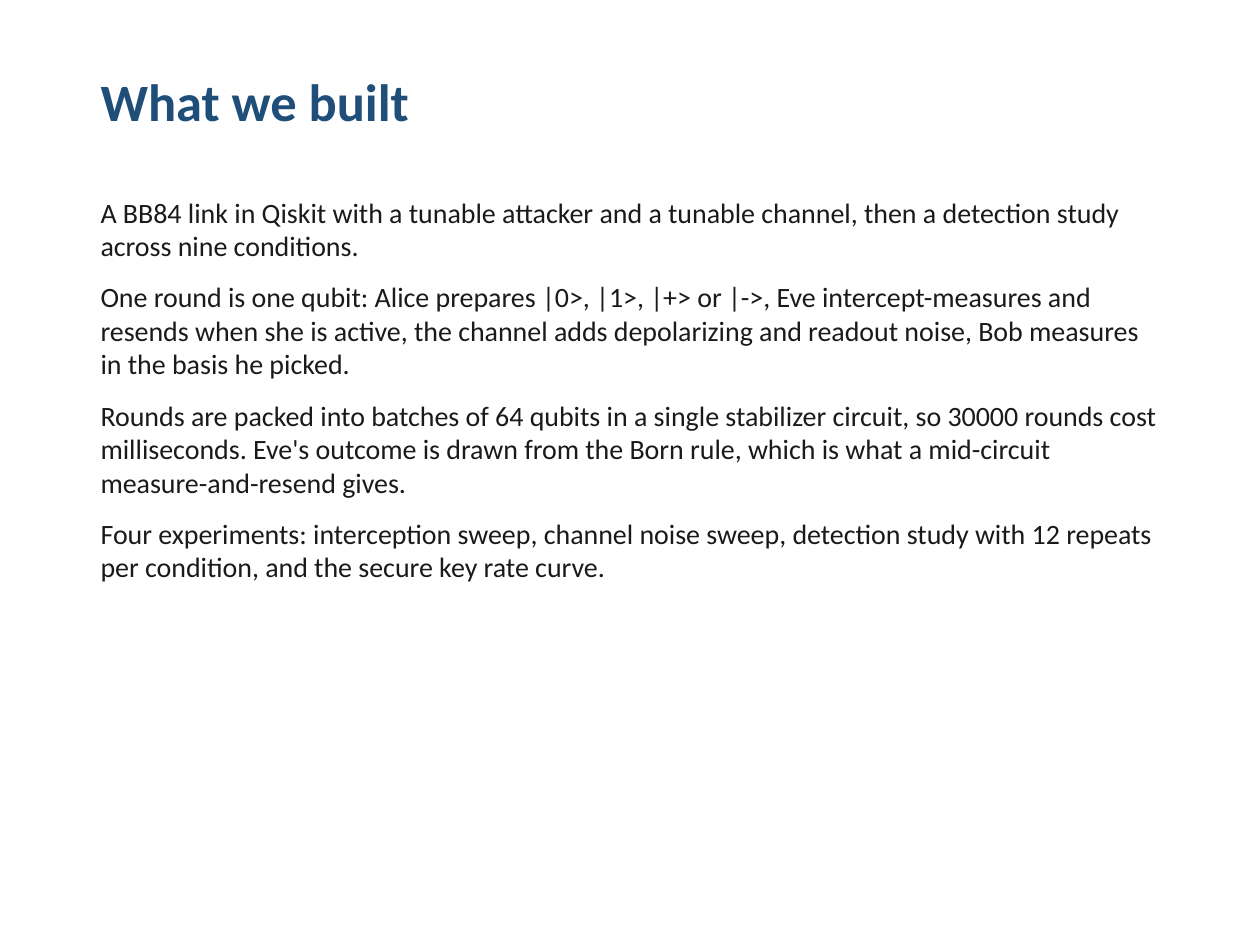
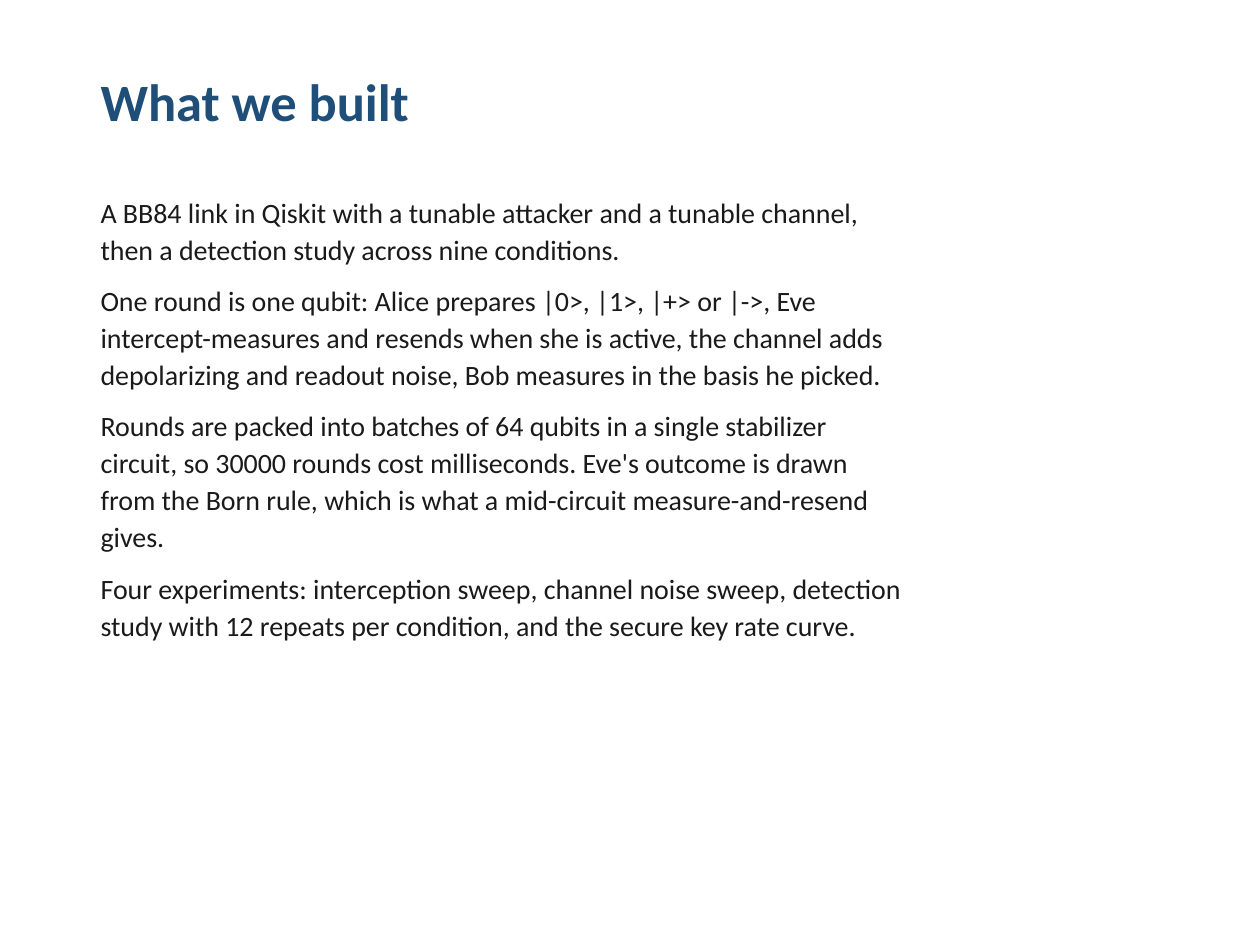
Before and after one commit to ChiaraDeVenuto/evesense-qkd, a slide deck: slide 3 of report/evesense_deck.pptx. Drawn at 1260x945 pixels with LibreOffice and Linux fonts; fonts in the diff are those of the drawing. Boxes give left, top, right and bottom in pixels: in the first picture for what was removed or moved away, otherwise in the second. Text is boxed around its words. In the diff, an @@ line names an element or a change of style, - is before the commit and + after.

```diff
--- a/report/evesense_deck.pptx
+++ b/report/evesense_deck.pptx
@@ text at bbox=[101, 203, 901, 641]: text changed @@
-A BB84 link in Qiskit with a tunable attacker and a tunable channel, then a detection study across nine conditions.
-One round is one qubit: Alice prepares |0>, |1>, |+> or |->, Eve intercept-measures and resends when she is active, the channel adds depolarizing and readout noise, Bob measures in the basis he picked.
-Rounds are packed into batches of 64 qubits in a single stabilizer circuit, so 30000 rounds cost milliseconds. Eve's outcome is drawn from the Born rule, which is what a mid-circuit measure-and-resend gives.
-Four experiments: interception sweep, channel noise sweep, detection study with 12 repeats per condition, and the secure key rate curve.
+A BB84 link in Qiskit with a tunable attacker and a tunable channel,
+then a detection study across nine conditions.
+One round is one qubit: Alice prepares |0>, |1>, |+> or |->, Eve
+intercept-measures and resends when she is active, the channel adds
+depolarizing and readout noise, Bob measures in the basis he picked.
+Rounds are packed into batches of 64 qubits in a single stabilizer
+circuit, so 30000 rounds cost milliseconds. Eve's outcome is drawn
+from the Born rule, which is what a mid-circuit measure-and-resend
+gives.
+Four experiments: interception sweep, channel noise sweep, detection
+study with 12 repeats per condition, and the secure key rate curve.
```
Also in this commit, not shown: 5 other slides changed, 2 other files.
